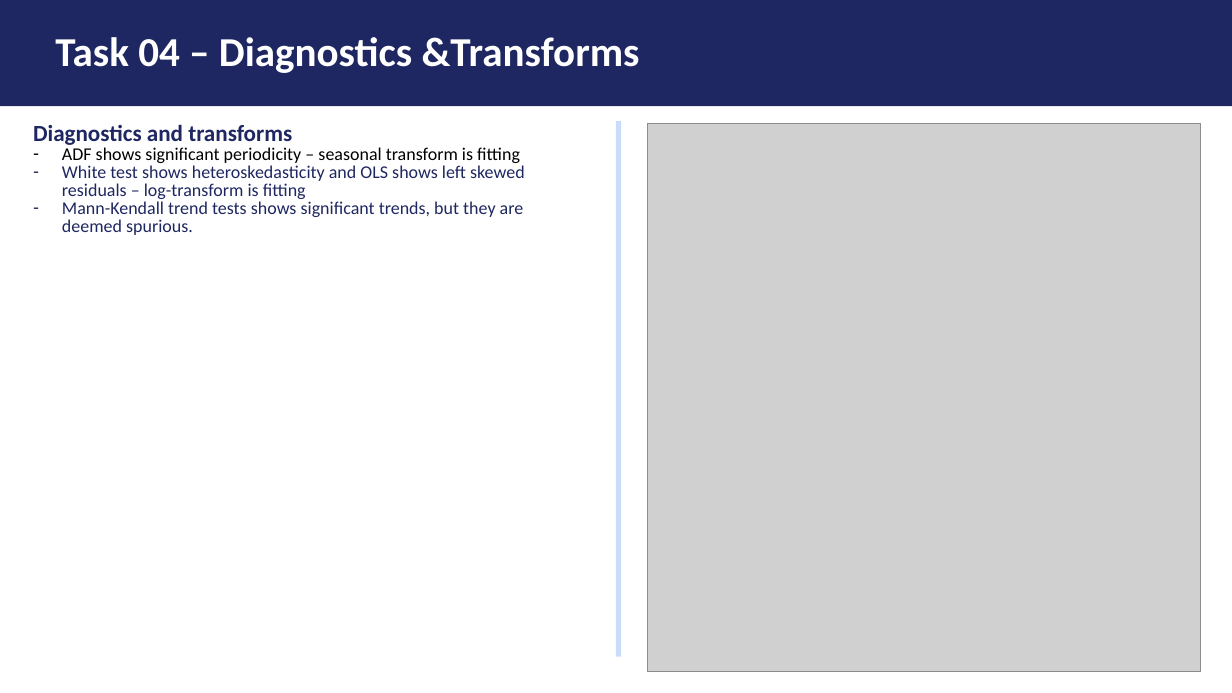
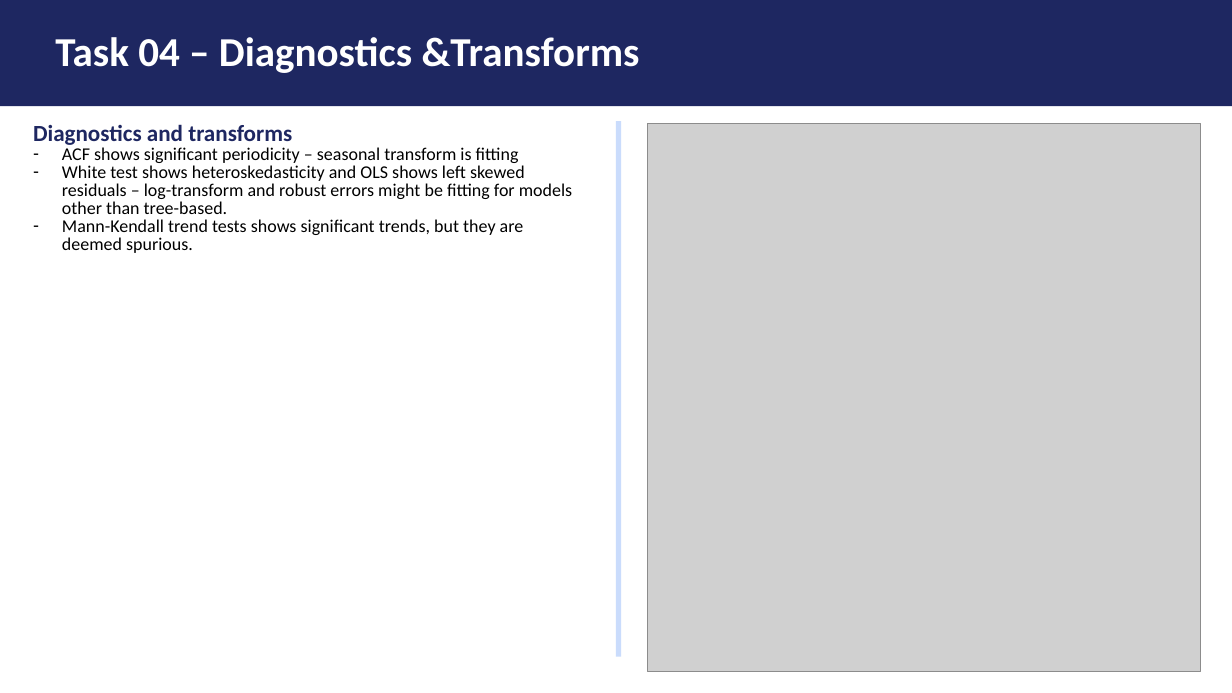
Before and after one commit to FVardi/PhD-Courses, a slide deck: slide 4 of Deep learning for time-series/Assignment 2/Presentation.pptx. Drawn at 1232x693 pixels with LibreOffice and Linux fonts; fonts in the diff are those of the drawing; grey boxes stand for pictures. Boxes give left, top, right and bottom in pixels: in the first picture for what was removed or moved away, otherwise in the second. Text is boxed around its words. In the diff, an @@ line names an element or a change of style, - is before the commit and + after.

```diff
--- a/Deep learning for time-series/Assignment 2/Presentation.pptx
+++ b/Deep learning for time-series/Assignment 2/Presentation.pptx
@@ text at [62, 147, 572, 214]: text changed; text colour #1E2761 to #000000 @@
-– ADF shows significant periodicity – seasonal transform is fitting
-– White test shows heteroskedasticity and OLS shows left skewed residuals – log-transform is fitting
+– ACF shows significant periodicity – seasonal transform is fitting
+– White test shows heteroskedasticity and OLS shows left skewed residuals – log-transform and robust errors might be fitting for models other than tree-based.
@@ text at [62, 219, 524, 253]: text colour #1E2761 to #000000 in "Mann-Kendall trend tests shows significant trends, but ..." @@
```
Also in this commit, not shown: 4 other slides changed, 24 other files.
